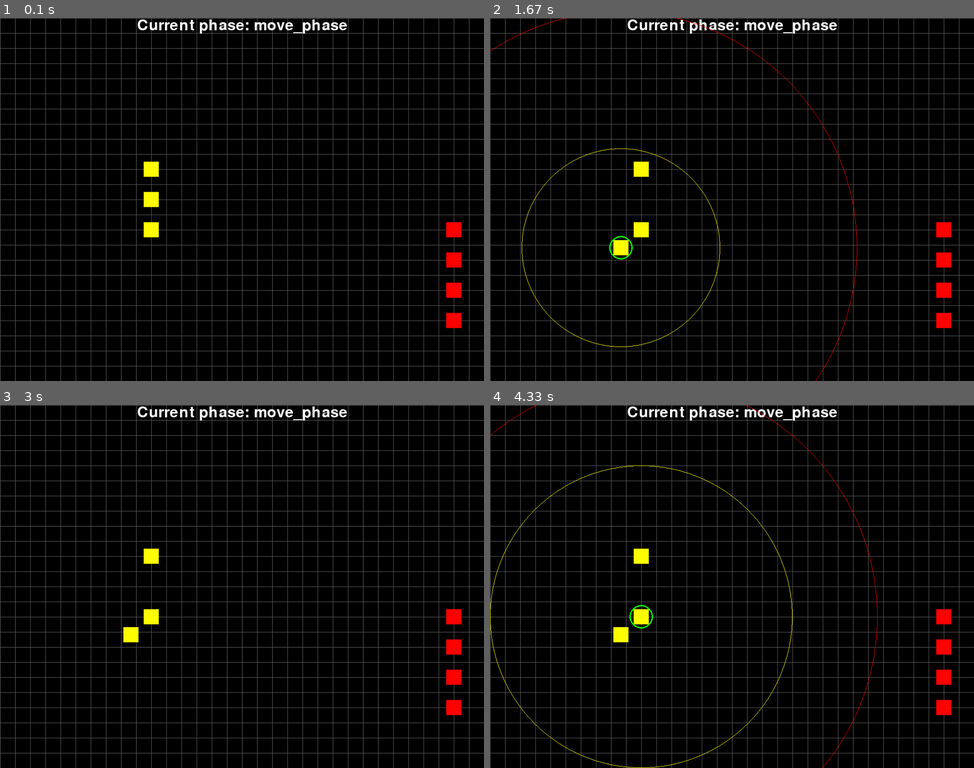
Above: before the commit, frames 1-4 (two rows, left to right).
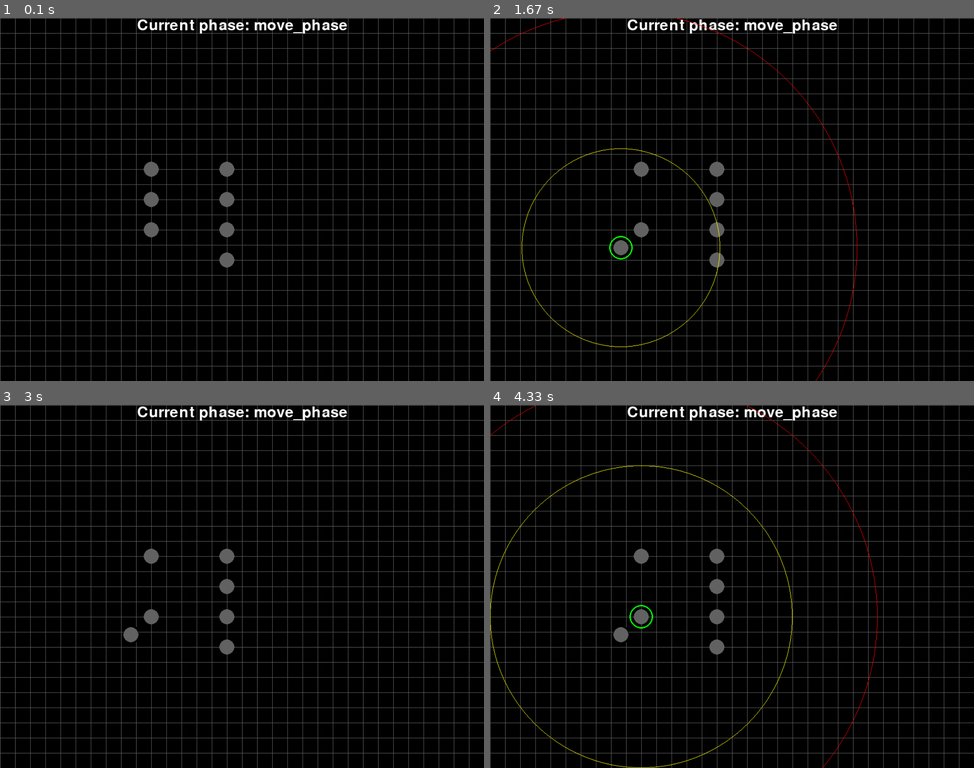
Above: after the commit, the same moments.

Repository: MarcSlakey/40k
Game: pygame game, started from pygame/main.py
Two runs of this game, one before a commit and one after it. Both use one fixed random seed, a clock stepped at 60 frames per second and the inputs below.
Inputs (mouse positions are in pixels of both pictures, inside the frame that each line leads up to):
- Up to frame 1 (0.1 s): no input
- Up to frame 2 (1.67 s): click (640, 170) at 0.38 s; press the mouse at (640, 170) at 0.7 s; move the mouse to (654, 195) at 0.8 s; release the mouse at (669, 224) at 0.93 s; click (640, 199) at 1.05 s; right-click (620, 246) at 1.38 s
- Up to frame 3 (3 s): press the mouse at (130, 633) at 1.7 s; move the mouse to (125, 619) at 1.8 s; release the mouse at (121, 601) at 1.93 s
- Up to frame 4 (4.33 s): click (620, 633) at 3.05 s; press the mouse at (640, 615) at 3.37 s; move the mouse to (640, 644) at 3.47 s; release the mouse at (640, 673) at 3.6 s; click (640, 615) at 4.22 s

The runs differ from the first frame. In frame 1, 1.4% of the frame differs, in the area x 29-96%, y 39-86%; in frame 2, 1.4%; in frame 3, 1.4%; in frame 4, 1.4%, in the area x 25-96%, y 39-86%.

Commit message:
model collision work

Diff:
--- a/pygame/main.py
+++ b/pygame/main.py
@@ -34,17 +34,17 @@
 		self.targets = pygame.sprite.Group()
 		self.selected_model = None
 
-		self.model1 = Model(self, 10, 10, YELLOW)	#Spawns a single model sprite at given tile coordinates
-		self.model2 = Model(self, 10, 12, YELLOW)
-		self.model3 = Model(self, 10, 14, YELLOW)
+		self.model1 = Model(self, 10, 10, TILESIZE//2, YELLOW)	#Spawns a single model sprite at given tile coordinates
+		self.model2 = Model(self, 10, 12, TILESIZE//2, YELLOW)
+		self.model3 = Model(self, 10, 14, TILESIZE//2, YELLOW)
 		self.model1.add(self.selectable_models)
 		self.model2.add(self.selectable_models)
 		self.model3.add(self.selectable_models)
 
-		self.target1 = Model(self, 30, 20, RED)
-		self.target2 = Model(self, 30, 18, RED)
-		self.target3 = Model(self, 30, 16, RED)
-		self.target4 = Model(self, 30, 14, RED)
+		self.target1 = Model(self, 15, 16, TILESIZE//2, RED)
+		self.target2 = Model(self, 15, 14, TILESIZE//2, RED)
+		self.target3 = Model(self, 15, 12, TILESIZE//2, RED)
+		self.target4 = Model(self, 15, 10, TILESIZE//2, RED)
 		self.target1.add(self.targets)
 		self.target2.add(self.targets)
 		self.target3.add(self.targets)
@@ -152,10 +152,13 @@
 		self.screen.blit(TextSurf, TextRect)
 
 		self.all_sprites.draw(self.screen)
+		for sprite in self.all_sprites:
+			pygame.draw.circle(self.screen, LIGHTGREY, sprite.rect.center, sprite.radius)
 		if self.selected_model != None:
 			self.draw_radii()
 
-		pygame.display.flip()
+		pygame.display.update()
+
 
 	def show_start_screen(self):
 		pass
--- a/pygame/settings.py
+++ b/pygame/settings.py
@@ -1,7 +1,7 @@
 
 
 #Create and set Window size and FPS constants
-TITLE = "Mouse Test"
+TITLE = "40k pygame"
 WIDTH = 1024	# 16 * 64 or 32 * 32 or 64 * 16 		Values that are even divisible by 16, 32, or 64 to ensure complete squares with
 HEIGHT = 768	# 16 * 48  or 32 * 24 or 64 * 12			map sizes listed (ex: 16 tiles by 64 tiles).
 FPS = 30		#locks the FPS
--- a/pygame/sprites.py
+++ b/pygame/sprites.py
@@ -3,8 +3,8 @@
 from settings import *
 
 #vect = pygame.math.Vector2		#Pygame's vector functions (Vector2 indicates)
-							#	Example usage: self.vel = pygame.math.Vector2(x, y)
-							#	or with this assignment, self.vel = vect(x, y)
+								#	Example usage: self.vel = pygame.math.Vector2(x, y)
+								#	or with this assignment, self.vel = vect(x, y)
 
 def find_hypotenuse(x, y):
 	hypotenuse = sqrt(x*x + y*y)
@@ -20,7 +20,7 @@
 		groups: sets the list of groups that contain this sprite
 		image:
 		rect:
-		x: spawn x coordinate; allows initializing with a tile number which is then converted to pixels
+		x: spawn coordinates; allows initializing with a tile number which is then converted to pixels
 		y: same as above
 		rect.center:
 		original_pos:
@@ -31,23 +31,26 @@
 		shot_dest_y: same as above
 		weapon_range: same as above
 		max_move: a model's moves are subtracted from this value during the move phase
-		original_max_move: stores the max_move so it can be reset
+		original_max_move: tuple; stores the max_move so it can be reset
 
 	"""
 
-	def __init__(self, game, x, y, color):
+	def __init__(self, game, x, y, radius, color):
+		self.game = game
 		self.groups = [game.all_sprites]
 		pygame.sprite.Sprite.__init__(self, self.groups)			#always needed for basic sprite functionality
 		self.image = pygame.Surface((TILESIZE, TILESIZE))
-		self.image.fill(color)
+		#self.image.fill(color)
 		self.rect = self.image.get_rect()
+		self.radius	= radius
 		self.vx, self.vy = (0, 0)
 		self.x = x * TILESIZE
 		self.y = y * TILESIZE
 		self.rect.center = (self.x, self.y)
 		self.original_pos = (self.x, self.y)
-		self.radius	= 64
-		#pygame.draw.circle(self.image, WHITE, self.rect.center, self.radius)
+
+		pygame.draw.circle(self.image, WHITE, self.rect.center, self.radius)
+
 		self.dest_x = self.x
 		self.dest_y = self.y
 		self.shot_dest_x = 0
@@ -55,11 +58,17 @@
 		self.weapon_range = 500
 		self.max_move = 320
 		self.original_max_move = (self.max_move)
-
-
 		print("\nSprite created. at {},{}.".format(self.x, self.y))
 
 	def update(self):
+		temp_x = self.x
+		temp_y = self.y
+		current_move = 0
+
+		for sprite in self.game.targets:
+			if sprite.rect.collidepoint(self.dest_x, self.dest_y):
+				return
+
 		if self.dest_x != self.x and self.dest_y != self.y:
 			delta_x = self.x - self.dest_x
 			delta_y = self.y - self.dest_y
@@ -69,8 +78,21 @@
 				self.x = int(self.dest_x)
 				self.y = int(self.dest_y)
 				self.rect.center = (self.x, self.y)
-
 				self.max_move -= int(current_move)
+				"""
+				for sprite_x in self.game.targets:
+					if pygame.sprite.collide_circle(self, sprite_x):
+						self.x = temp_x
+						self.y = temp_y
+						self.rect.center = (self.x, self.y)
+						print("Collision!")
+						self.max_move -= int(current_move)
+						self.dest_x = self.x
+						self.dest_y = self.y
+				"""
+			else:
+				self.dest_x = self.x
+				self.dest_y = self.y
 
 		else:
 			self.dest_x = self.x
